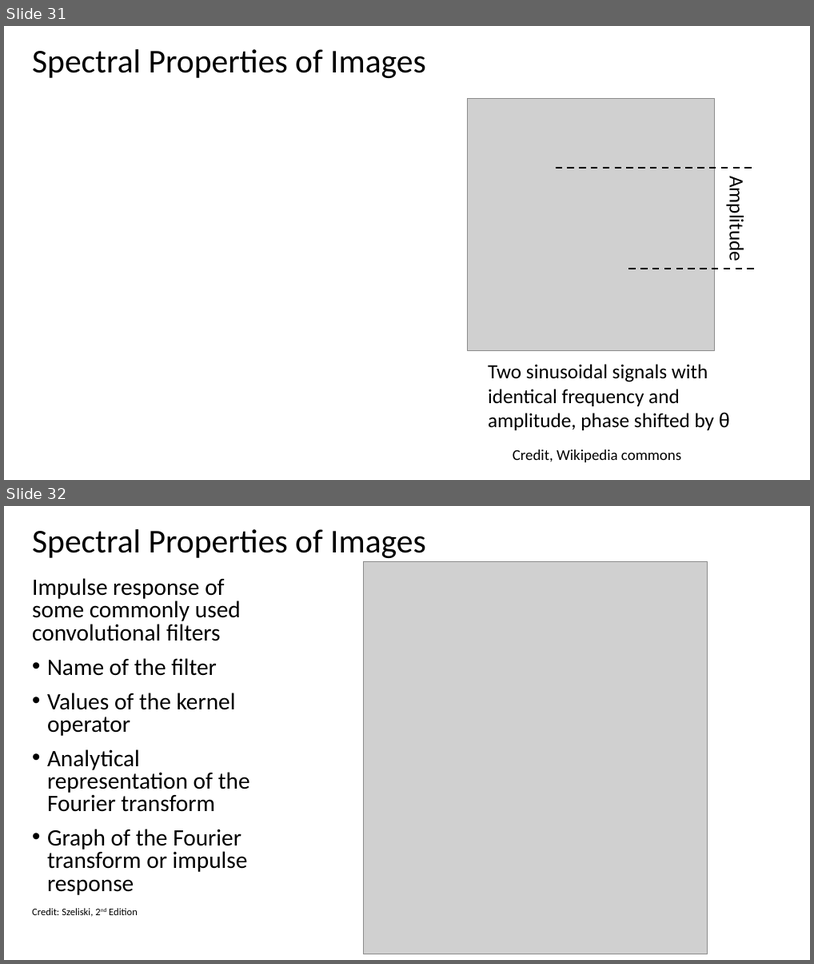
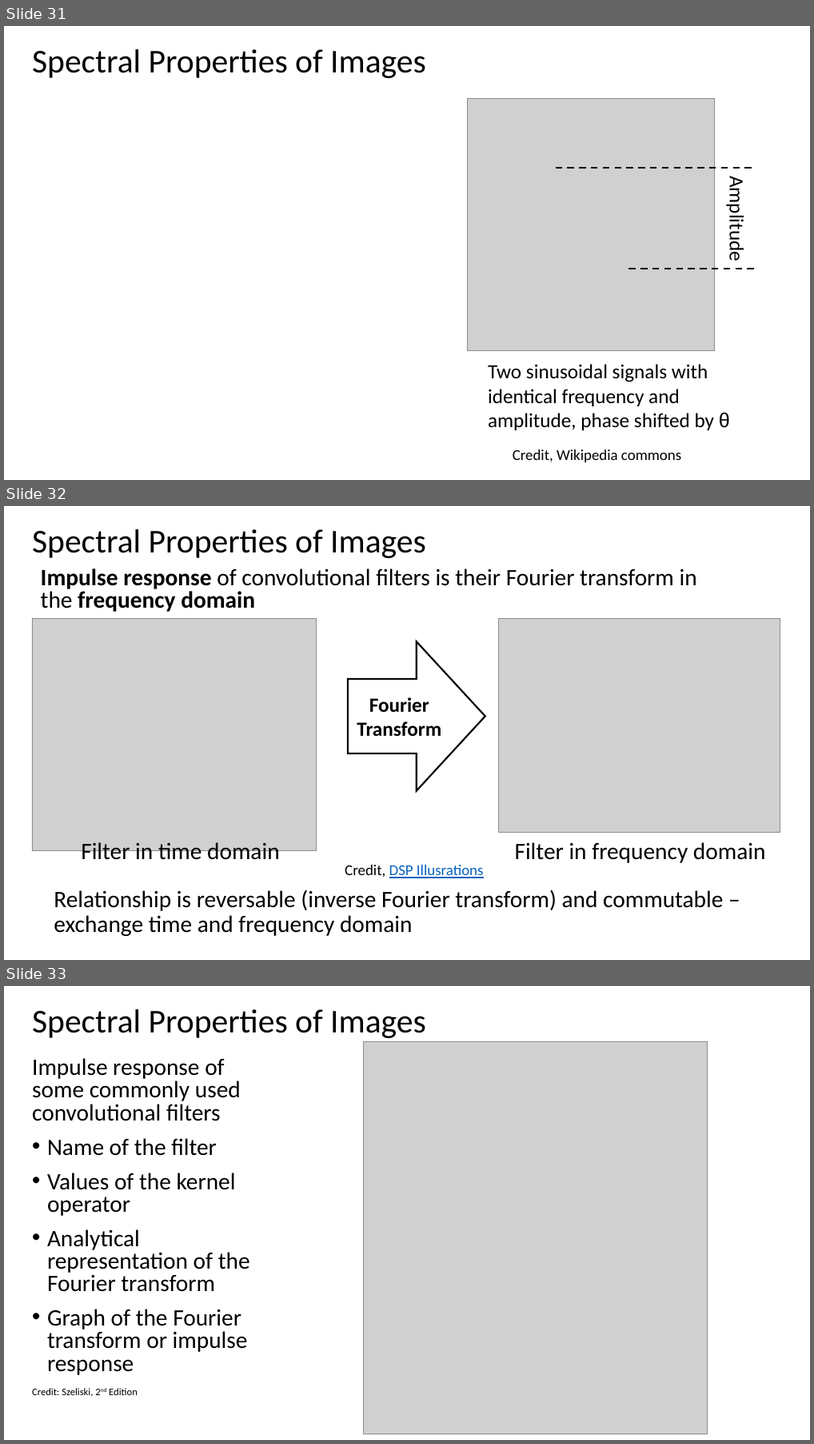
Before and after one commit to StephenElston/CSCI-E25, a slide deck: Slides/2_ConvolutionFilterig.pptx. Shown one above the other, each under a label of ours: slides 31 and 32 before the commit, slides 31, 32 and 33 after it. The pictures are 814x964 and 814x1444 pixels, drawn with LibreOffice and Linux fonts; fonts in the diff are those of the drawing; grey boxes stand for pictures. Boxes give left, top, right and bottom in pixels: in the first picture for what was removed or moved away, otherwise in the second. Text is boxed around its words. In the diff, an @@ line names an element or a change of style, - is before the commit and + after.

Commit message:
Added slide of impulse response

```diff
--- a/Slides/2_ConvolutionFilterig.pptx
+++ b/Slides/2_ConvolutionFilterig.pptx
@@ slide 32 added at (x1=4, y1=506, x2=810, y2=960), background #FFFFFF @@
@@ title added at (x1=32, y1=529, x2=426, y2=558), 39.6 pt, text #000000 @@
+Spectral Properties of Images
@@ text added at (x1=41, y1=568, x2=698, y2=612), 28 pt, text #000000 @@
+Impulse response of convolutional filters is their Fourier transform in the frequency domain
@@ picture added at (x1=32, y1=619, x2=316, y2=850) @@
@@ picture added at (x1=499, y1=619, x2=780, y2=832) @@
@@ right arrow added at (x1=348, y1=641, x2=486, y2=791), fill #FFFFFF, outline #000000 2 pt, 24 pt, text #000000, bold @@
+Fourier Transform
@@ text added at (x1=81, y1=842, x2=280, y2=865), 28 pt, text #000000 @@
+Filter in time domain
@@ text added at (x1=345, y1=864, x2=484, y2=878), 18 pt, text #0563C1, underline @@
+Credit, DSP Illusrations
@@ text added at (x1=515, y1=842, x2=766, y2=863), 28 pt, text #000000 @@
+Filter in frequency domain
@@ text added at (x1=54, y1=889, x2=723, y2=936), 28 pt, text #000000 @@
+Relationship is reversable (inverse Fourier transform) and commutable – exchange time and frequency domain
@@ what was slide 32 is now slide 33 @@
```
